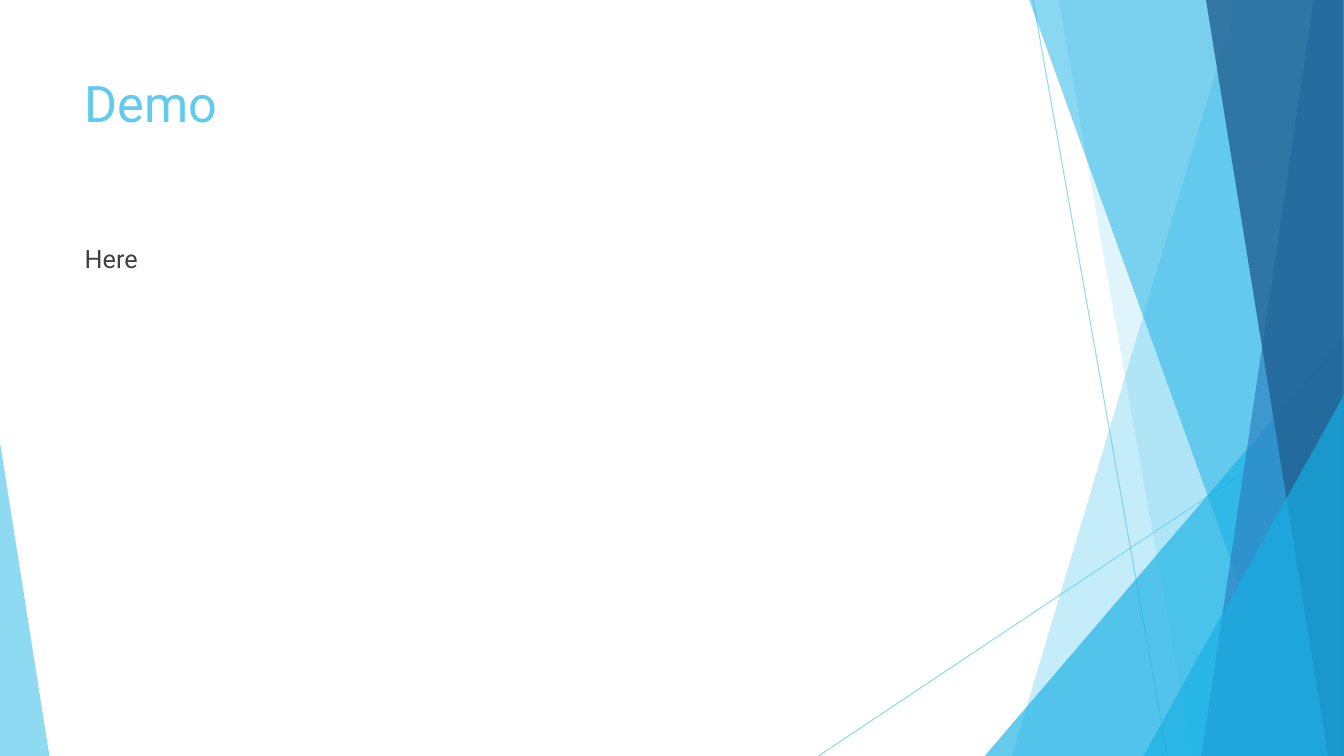
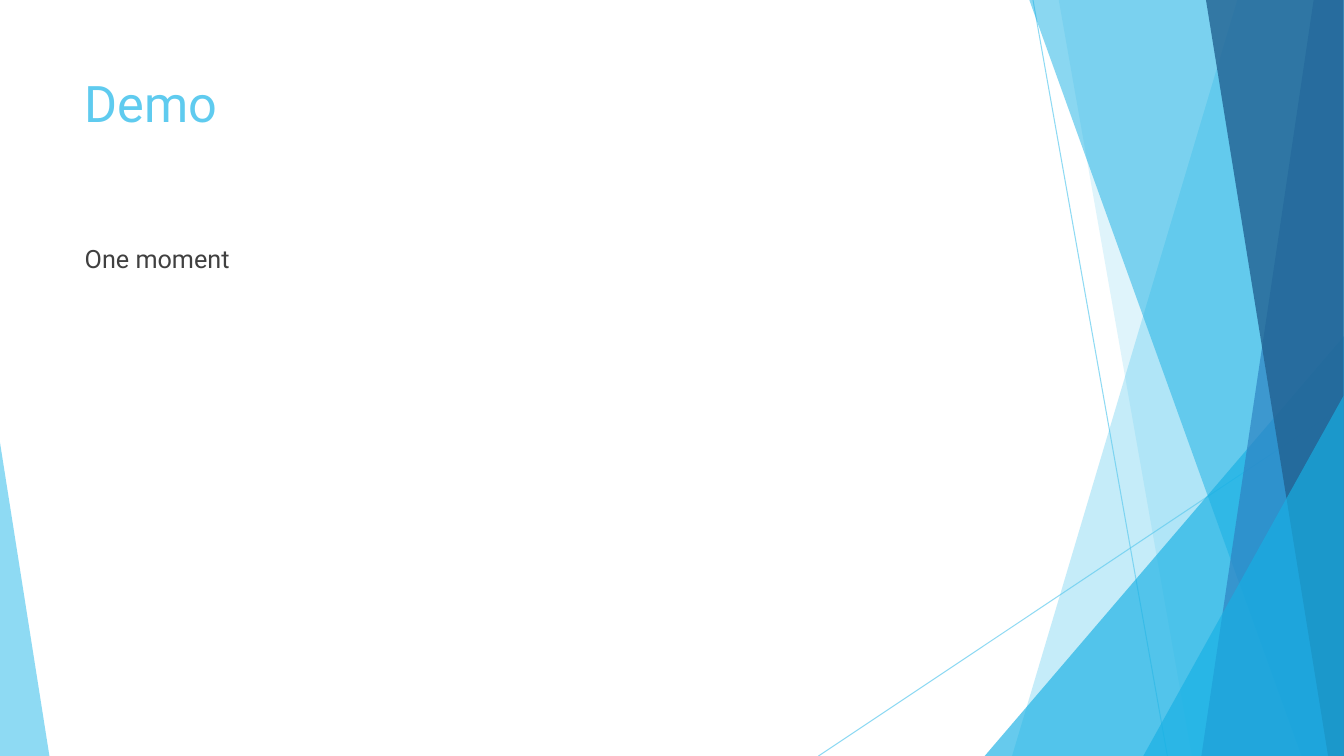
Before and after one commit to elliae01/Pargon-PHP-File-Updater-, a slide deck: slide 4 of FileControlSystem- - Erickson,Elliott,New,Bell,Regenold.pptx. Drawn at 1344x756 pixels with LibreOffice and Linux fonts; fonts in the diff are those of the drawing. Boxes give left, top, right and bottom in pixels: in the first picture for what was removed or moved away, otherwise in the second. Text is boxed around its words. In the diff, an @@ line names an element or a change of style, - is before the commit and + after.

```diff
--- a/FileControlSystem- - Erickson,Elliott,New,Bell,Regenold.pptx
+++ b/FileControlSystem- - Erickson,Elliott,New,Bell,Regenold.pptx
@@ text at (x1=85, y1=250, x2=230, y2=269): text changed @@
-Here
+One moment
```
Also in this commit, not shown: 2 other slides changed.
